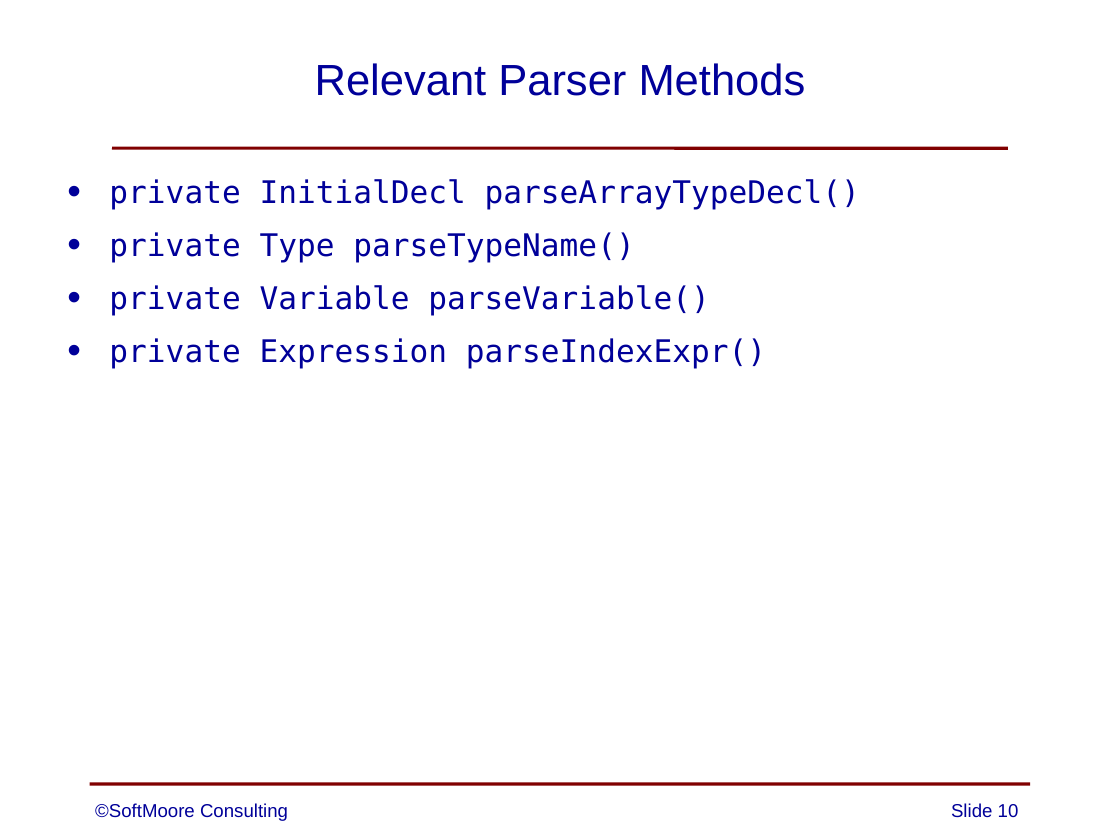
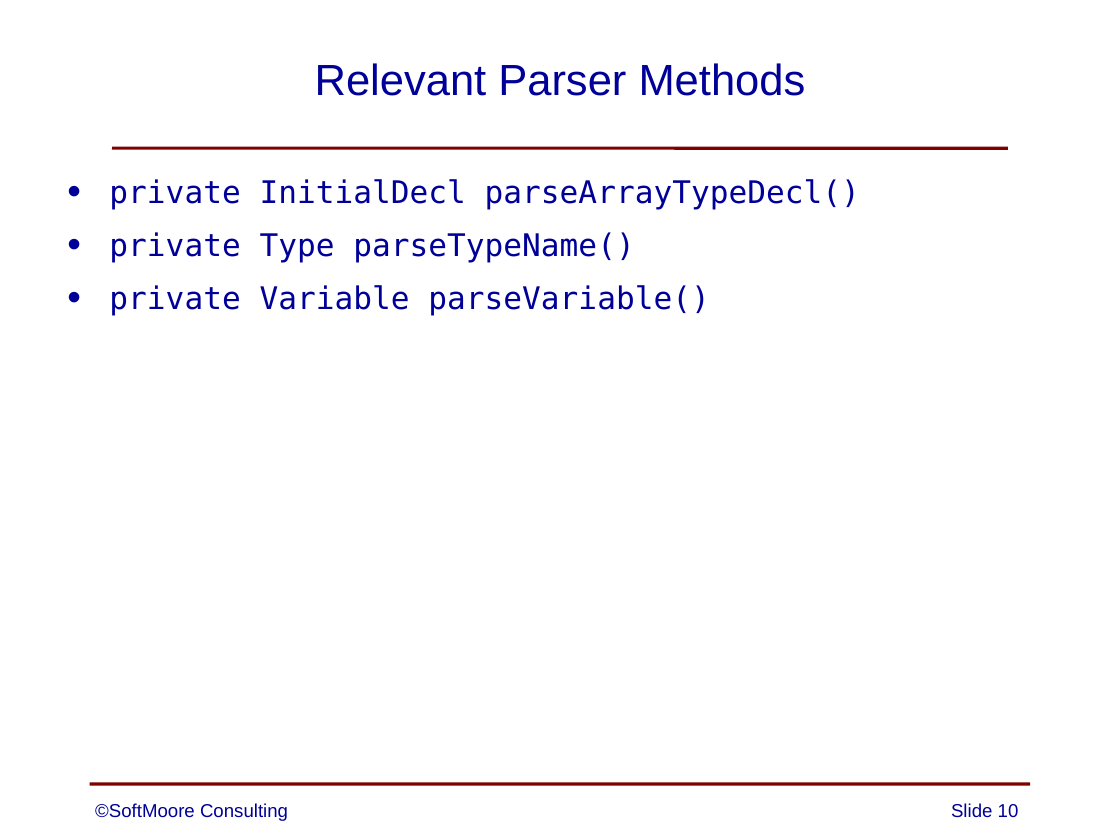
Before and after one commit to SoftMoore/CPRL-Java-3rd, a slide deck: slide 10 of PowerPoints/14 - Arrays.pptx. Drawn at 1120x840 pixels with LibreOffice and Linux fonts; fonts in the diff are those of the drawing. Boxes give left, top, right and bottom in pixels: in the first picture for what was removed or moved away, otherwise in the second. Text is boxed around its words. In the diff, an @@ line names an element or a change of style, - is before the commit and + after.

Commit message:
minor update to one slide

```diff
--- a/PowerPoints/14 - Arrays.pptx
+++ b/PowerPoints/14 - Arrays.pptx
@@ text at bbox=[109, 338, 766, 369]: paragraph removed @@
-• private Expression parseIndexExpr()
```
